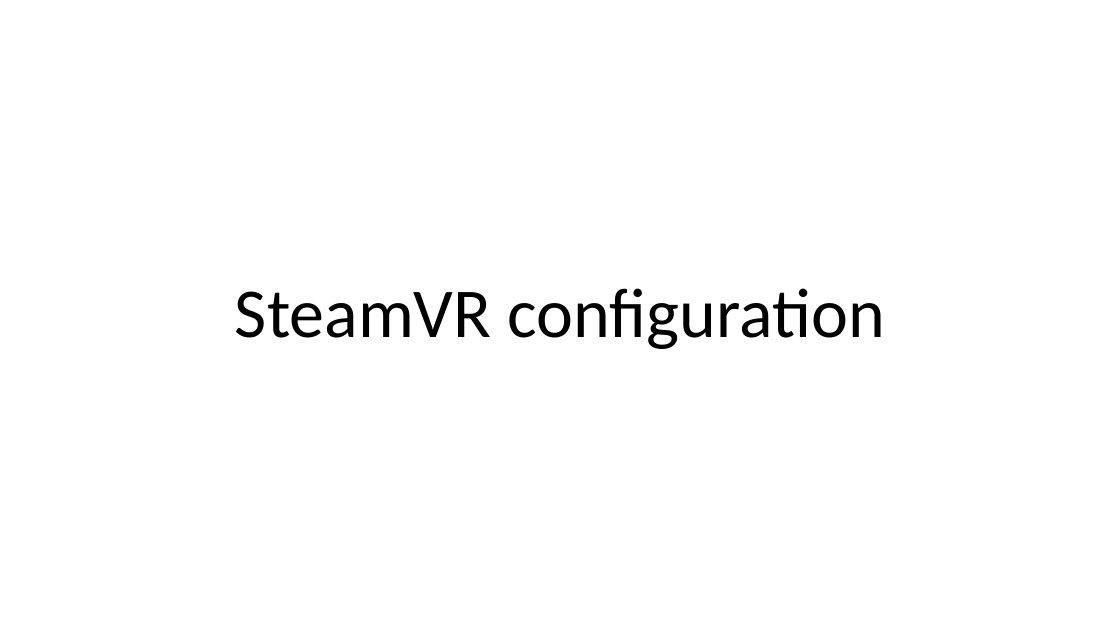
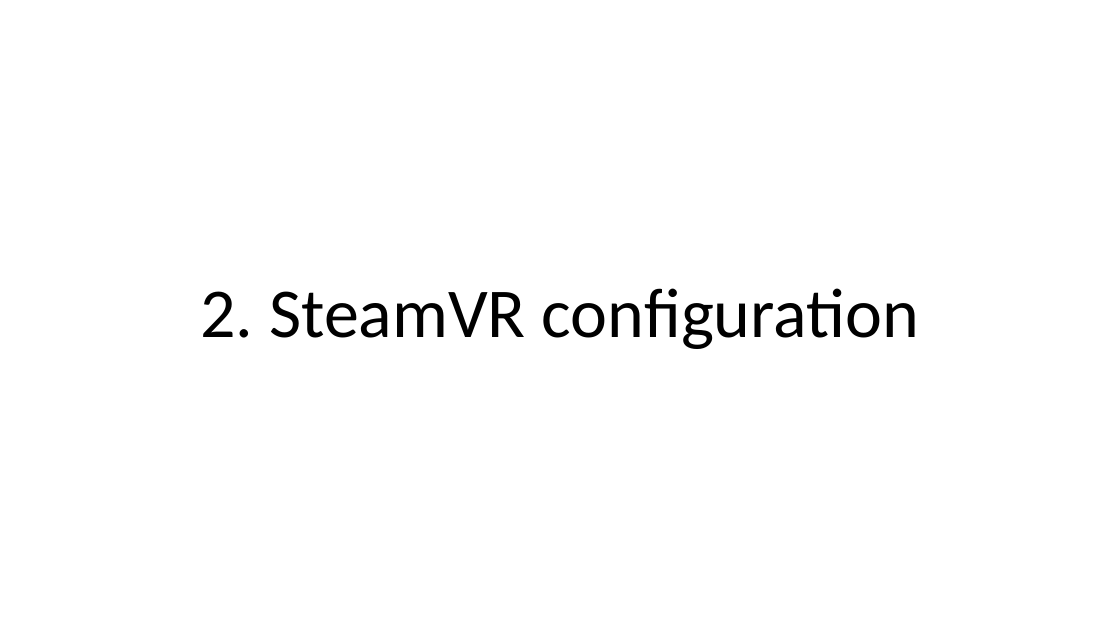
Before and after one commit to ebadier/ViveTrackers, a slide deck: slide 6 of Doc/ViveTrackersDocumentation.pptx (slide 5 before the commit). Drawn at 1120x630 pixels with LibreOffice and Linux fonts; fonts in the diff are those of the drawing. Boxes give left, top, right and bottom in pixels: in the first picture for what was removed or moved away, otherwise in the second. Text is boxed around its words. In the diff, an @@ line names an element or a change of style, - is before the commit and + after.

Commit message:
- ViveTrackersDocumentation.pdf updated : chapters added (Unity3D plugin usage / SteamVR configuration / Optimize tracking reliability)

```diff
--- a/Doc/ViveTrackersDocumentation.pptx
+++ b/Doc/ViveTrackersDocumentation.pptx
@@ title at bbox=[200, 288, 919, 349]: text changed @@
-SteamVR configuration
+2. SteamVR configuration
```
Also in this commit, not shown: 4 other slides changed, 2 slides added, 1 other file.
